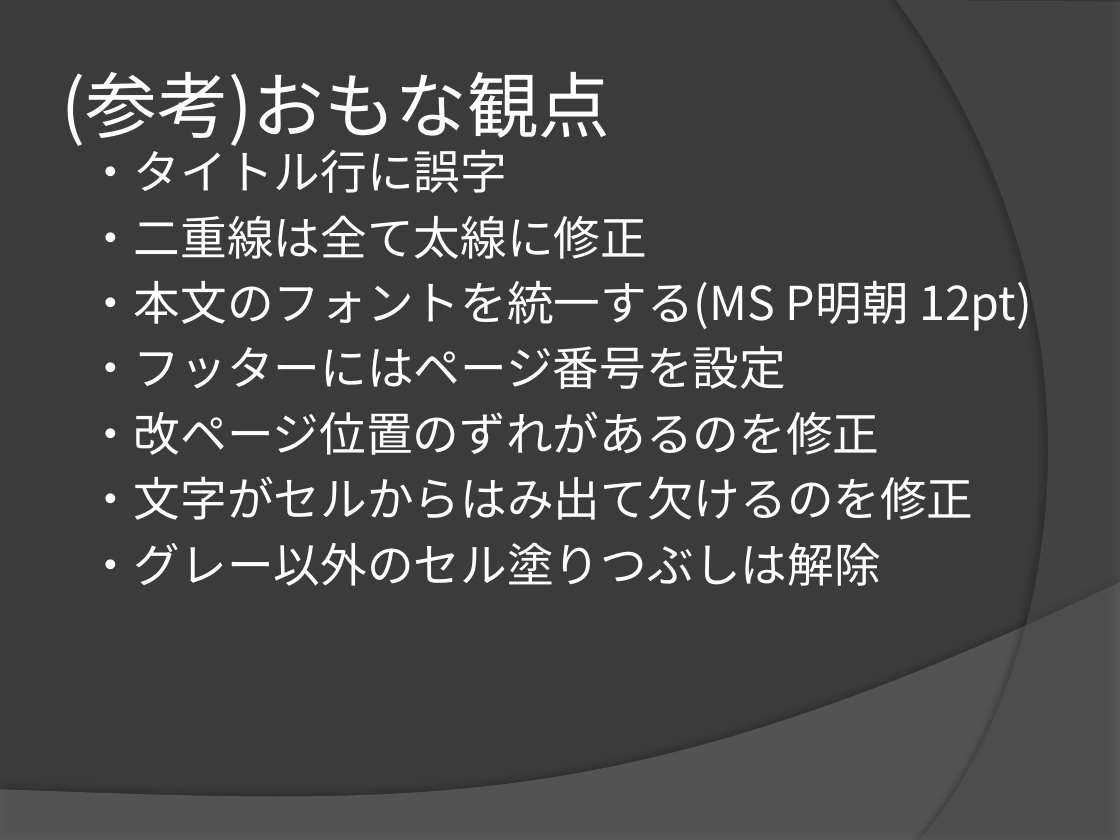
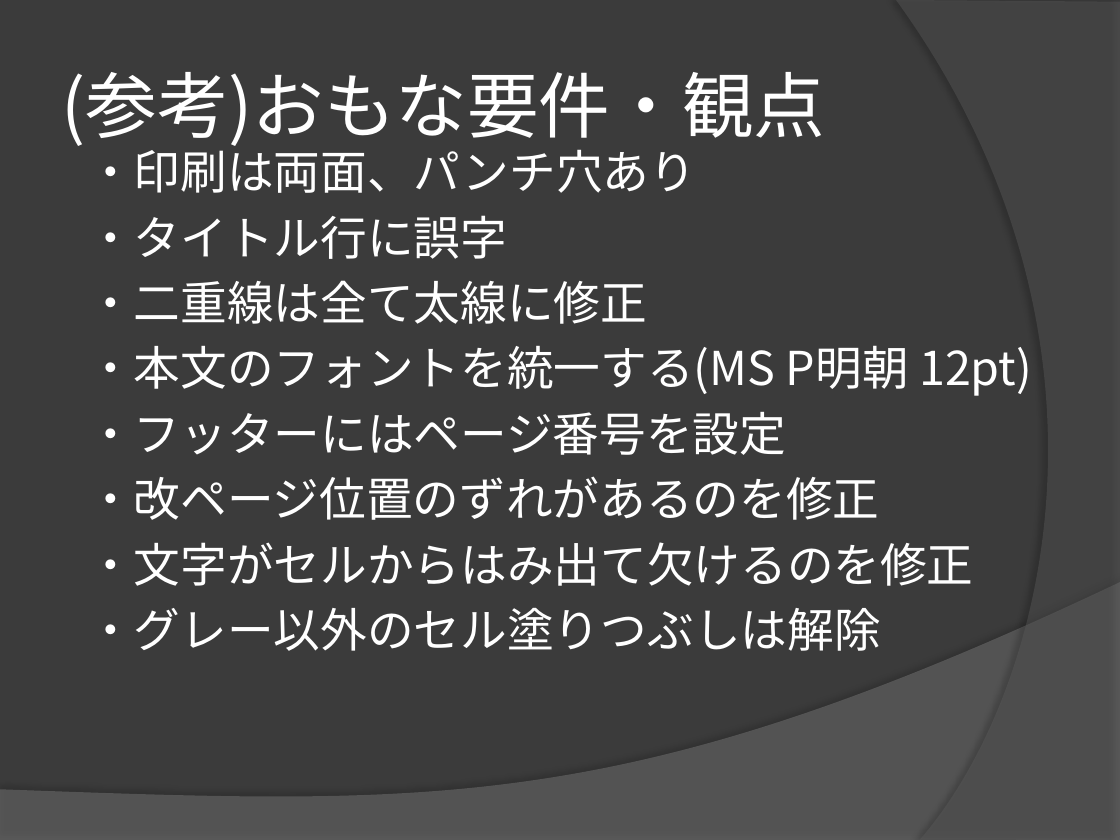
Before and after one commit to yuridonus/FEstudy, a slide deck: slide 7 of hateful_excel.pptx. Drawn at 1120x840 pixels with LibreOffice and Linux fonts; fonts in the diff are those of the drawing. Boxes give left, top, right and bottom in pixels: in the first picture for what was removed or moved away, otherwise in the second. Text is boxed around its words. In the diff, an @@ line names an element or a change of style, - is before the commit and + after.

```diff
--- a/hateful_excel.pptx
+++ b/hateful_excel.pptx
@@ title at [62,72,825,150]: text changed @@
-(参考)おもな観点
+(参考)おもな要件・観点
@@ text at [87,142,696,193]: paragraph added @@
+・印刷は両面、パンチ穴あり
```
Also in this commit, not shown: 6 other slides changed, 7 slides added, 3 slides removed.
